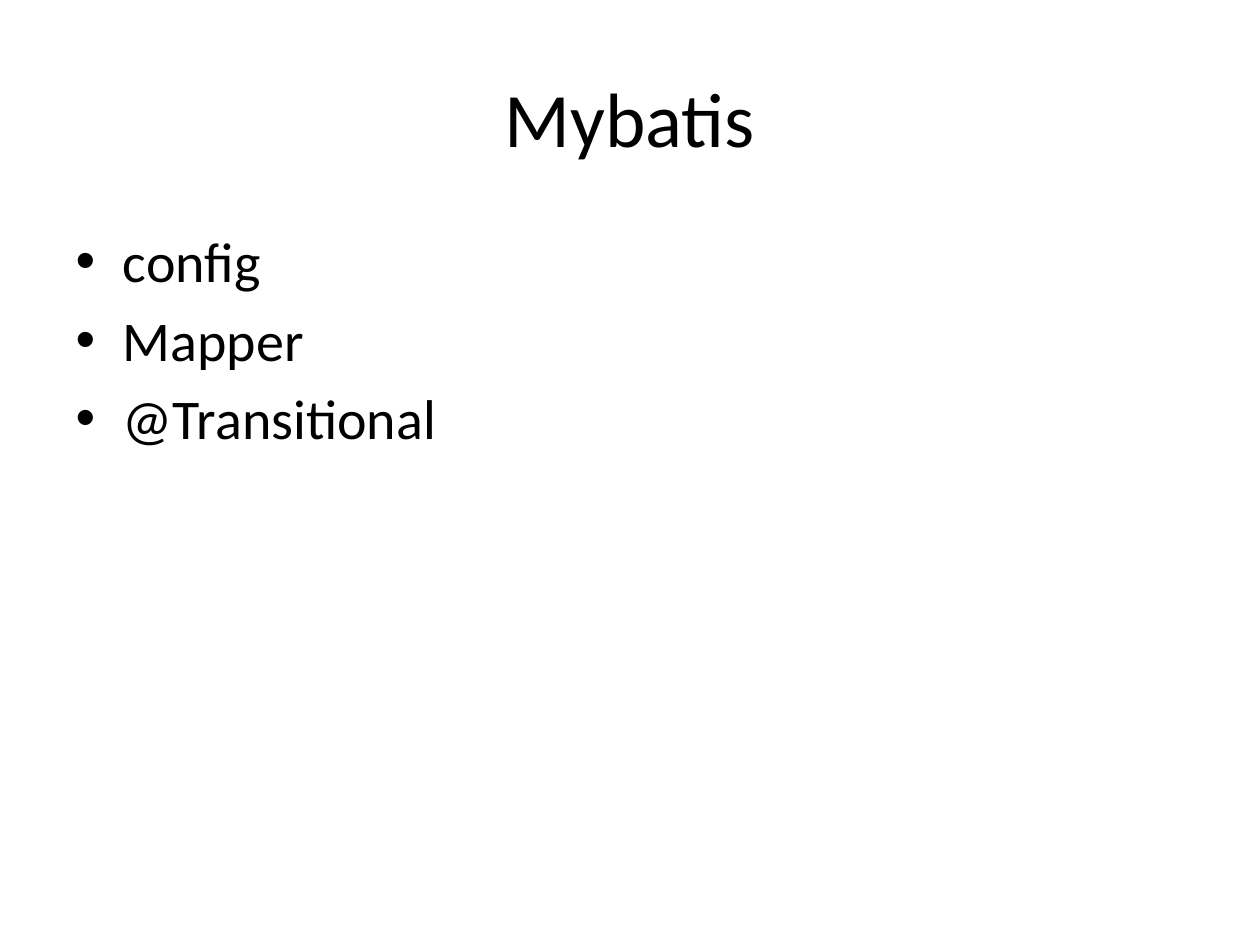
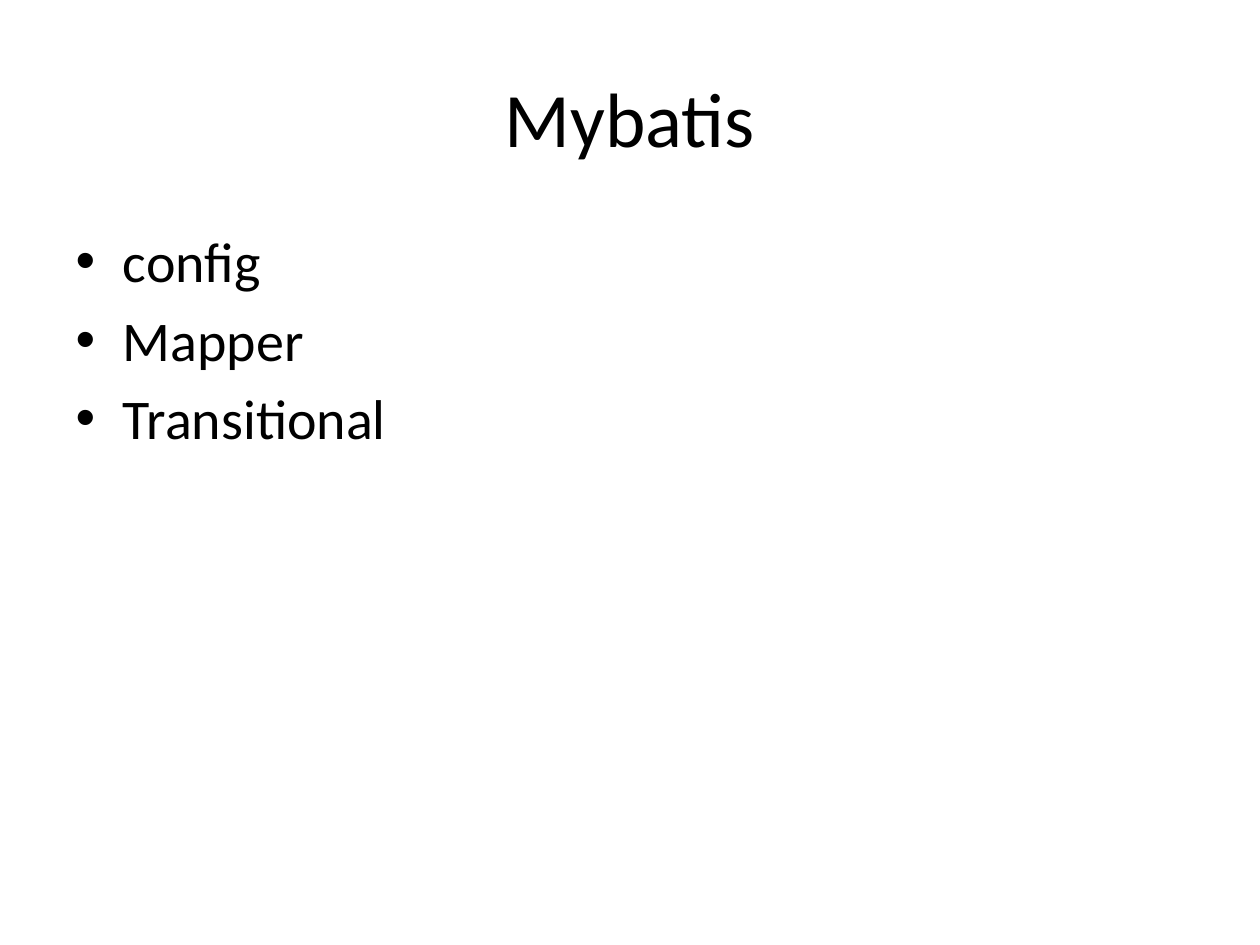
Before and after one commit to hejian1639/SpringMVC, a slide deck: slide 20 of Introduction.pptx (slide 22 before the commit). Drawn at 1260x945 pixels with LibreOffice and Linux fonts; fonts in the diff are those of the drawing. Boxes give left, top, right and bottom in pixels: in the first picture for what was removed or moved away, otherwise in the second. Text is boxed around its words. In the diff, an @@ line names an element or a change of style, - is before the commit and + after.

```diff
--- a/Introduction.pptx
+++ b/Introduction.pptx
@@ text at bbox=[123, 400, 386, 440]: text changed @@
-• @Transitional
+• Transitional
```
Also in this commit, not shown: 7 other slides changed, 7 slides added, 5 slides removed, 6 other files.
